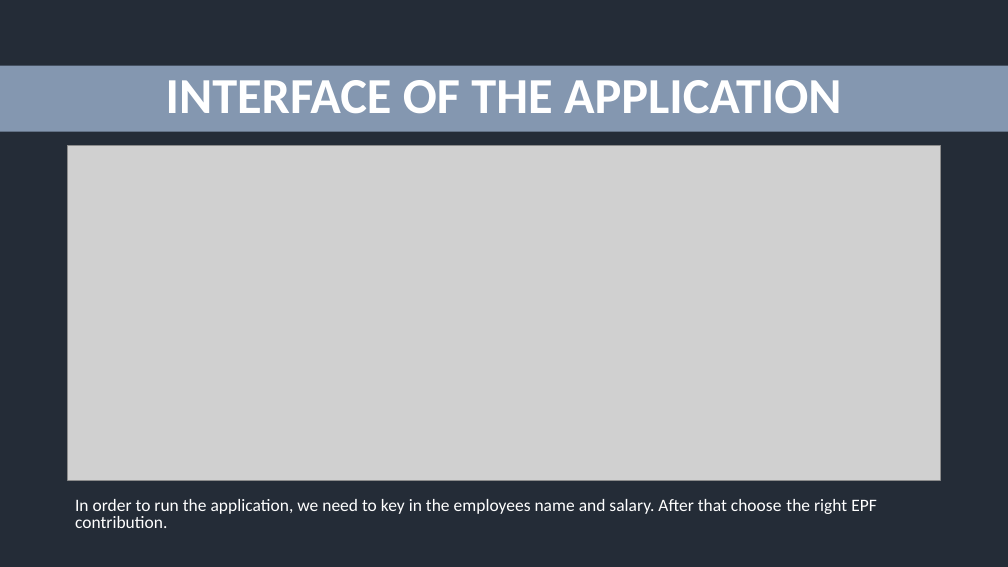
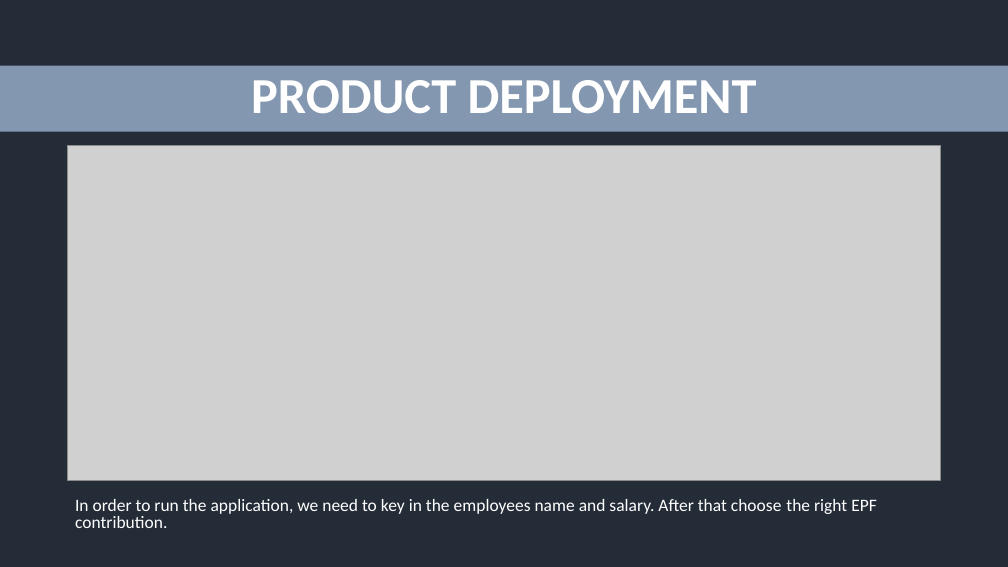
Before and after one commit to wlexiiii/Employee-Salary-Aplication, a slide deck: slide 6 of Employee Salary Calculator Application.pptx (slide 5 before the commit). Drawn at 1008x567 pixels with LibreOffice and Linux fonts; fonts in the diff are those of the drawing; grey boxes stand for pictures. Boxes give left, top, right and bottom in pixels: in the first picture for what was removed or moved away, otherwise in the second. Text is boxed around its words. In the diff, an @@ line names an element or a change of style, - is before the commit and + after.

```diff
--- a/Employee Salary Calculator Application.pptx
+++ b/Employee Salary Calculator Application.pptx
@@ text in rectangle at bbox=[251, 80, 757, 114]: text changed @@
-INTERFACE OF THE APPLICATION
+PRODUCT DEPLOYMENT
```
Also in this commit, not shown: 3 other slides changed, 1 slide added.
